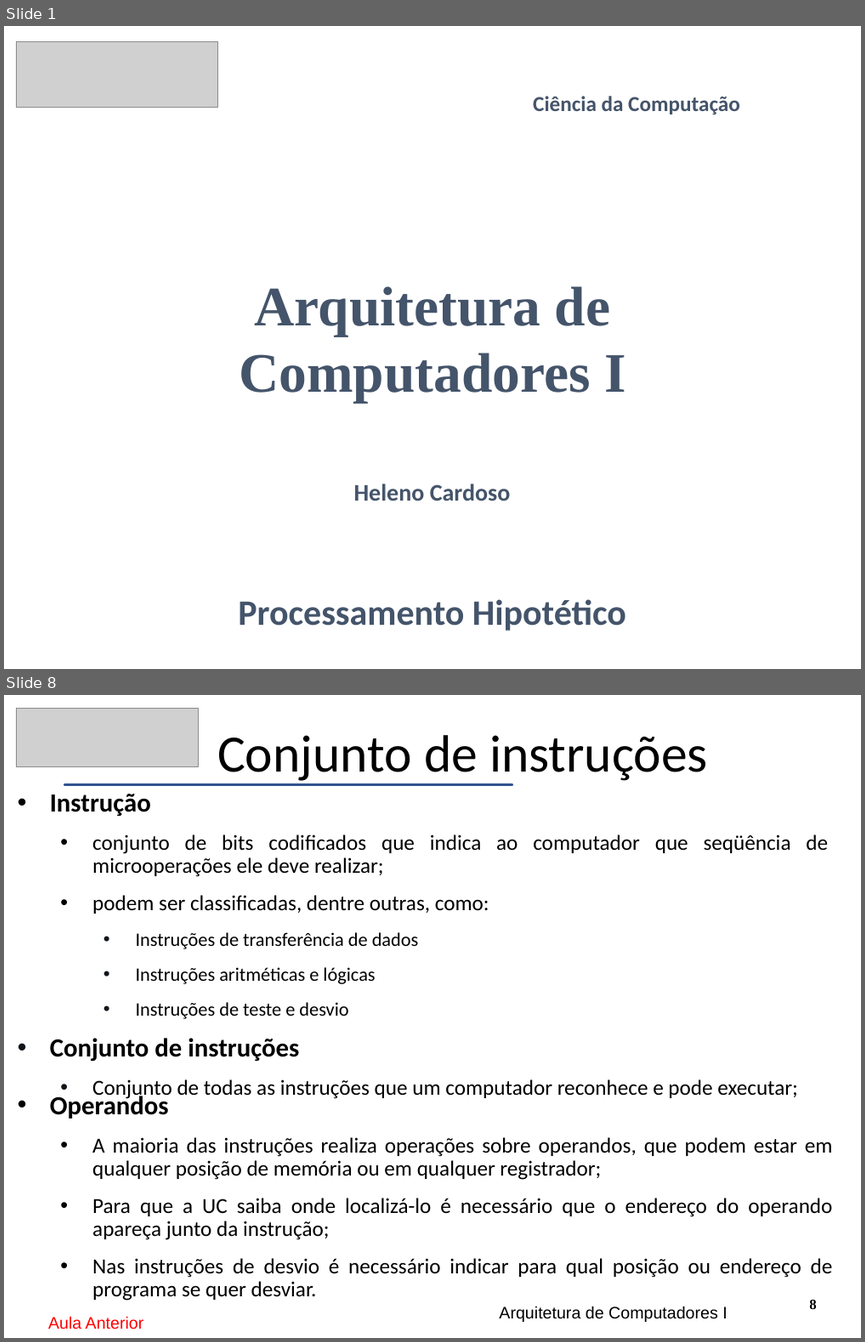
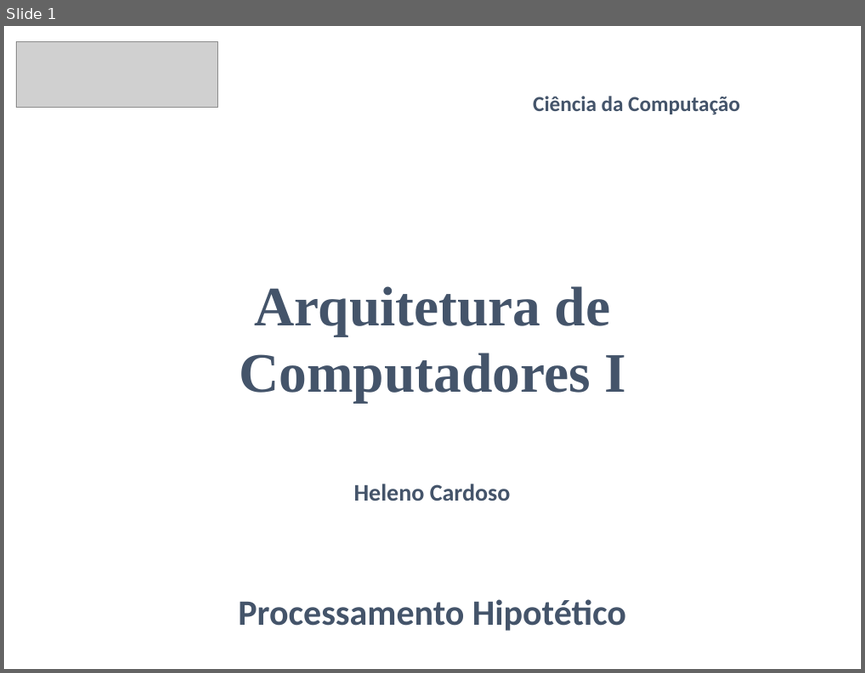
Before and after one commit to CloudEducationBrazil/WydenArquiteturaComputadores, a slide deck: 01 Classes/Aula10 - Arquitetura - Processamento Hipotético.pptx. Shown one above the other, each under a label of ours: slides 1 and 8 before the commit, slide 1 after it; the slides between them are not shown. The pictures are 865x1342 and 865x673 pixels, drawn with LibreOffice and Linux fonts; fonts in the diff are those of the drawing; grey boxes stand for pictures. Boxes give left, top, right and bottom in pixels: in the first picture for what was removed or moved away, otherwise in the second. Text is boxed around its words. In the diff, an @@ line names an element or a change of style, - is before the commit and + after.

```diff
--- a/01 Classes/Aula10 - Arquitetura - Processamento Hipotético.pptx
+++ b/01 Classes/Aula10 - Arquitetura - Processamento Hipotético.pptx
@@ slide 8 removed at (x1=4, y1=695, x2=861, y2=1338), background #FFFFFF @@
@@ picture removed at (x1=16, y1=709, x2=198, y2=767) @@
@@ title removed at (x1=217, y1=735, x2=708, y2=784) @@
-Conjunto de instruções
@@ math minus removed at (x1=4, y1=783, x2=594, y2=787) @@
@@ text removed at (x1=50, y1=794, x2=828, y2=1100) @@
-• Instrução
-  • conjunto de bits codificados que indica ao computador que seqüência de microoperações ele deve realizar;
-  • podem ser classificadas, dentre outras, como:
-    • Instruções de transferência de dados
-    • Instruções aritméticas e lógicas
-    • Instruções de teste e desvio
-• Conjunto de instruções
-  • Conjunto de todas as instruções que um computador reconhece e pode executar;
@@ text removed at (x1=92, y1=1137, x2=833, y2=1300) @@
-• Operandos
-  • A maioria das instruções realiza operações sobre operandos, que podem estar em qualquer posição de memória ou em qualquer registrador;
-  • Para que a UC saiba onde localizá-lo é necessário que o endereço do operando apareça junto da instrução;
-  • Nas instruções de desvio é necessário indicar para qual posição ou endereço de programa se quer desviar.
@@ text removed at (x1=499, y1=1305, x2=726, y2=1321) @@
-Arquitetura de Computadores I
@@ page number removed at (x1=809, y1=1299, x2=816, y2=1309) @@
-8
@@ text removed at (x1=48, y1=1315, x2=144, y2=1329) @@
-Aula Anterior
```
Also in this commit, not shown: 25 other slides removed.
